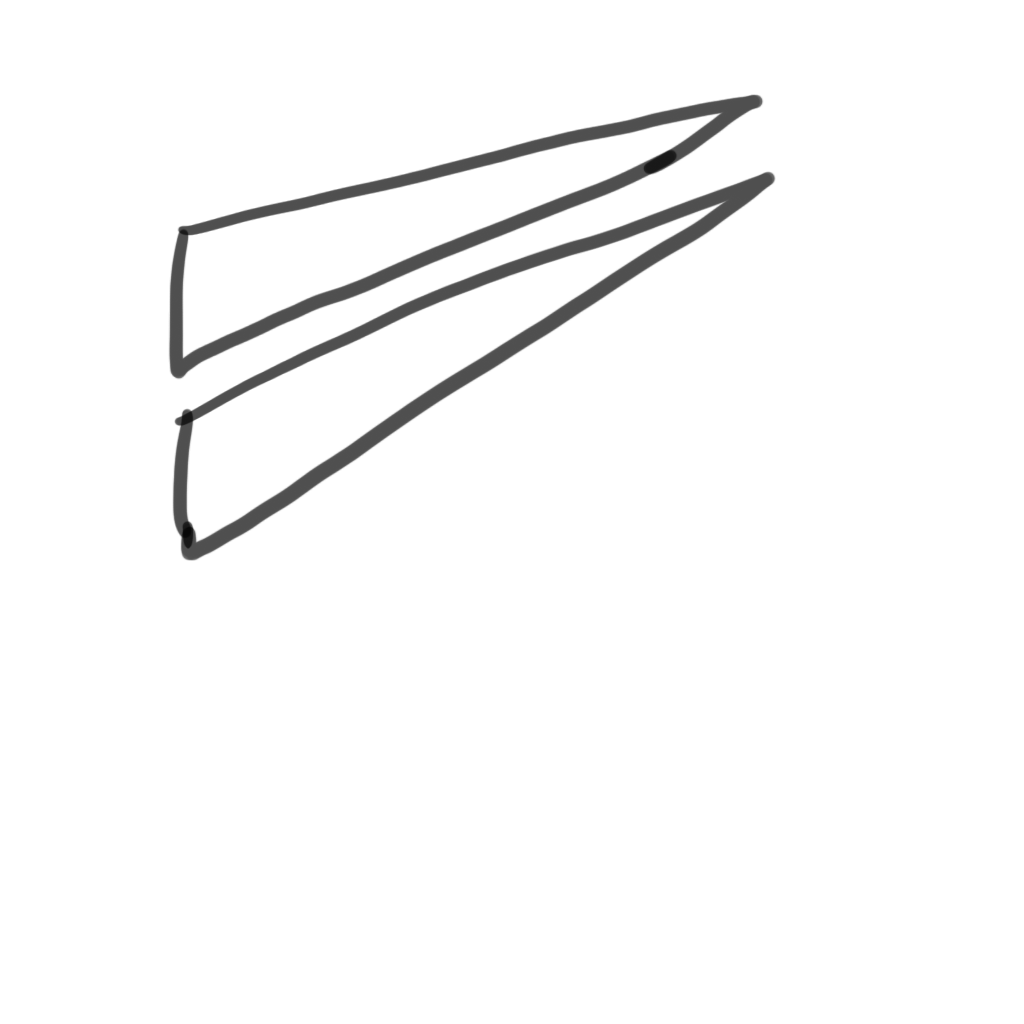
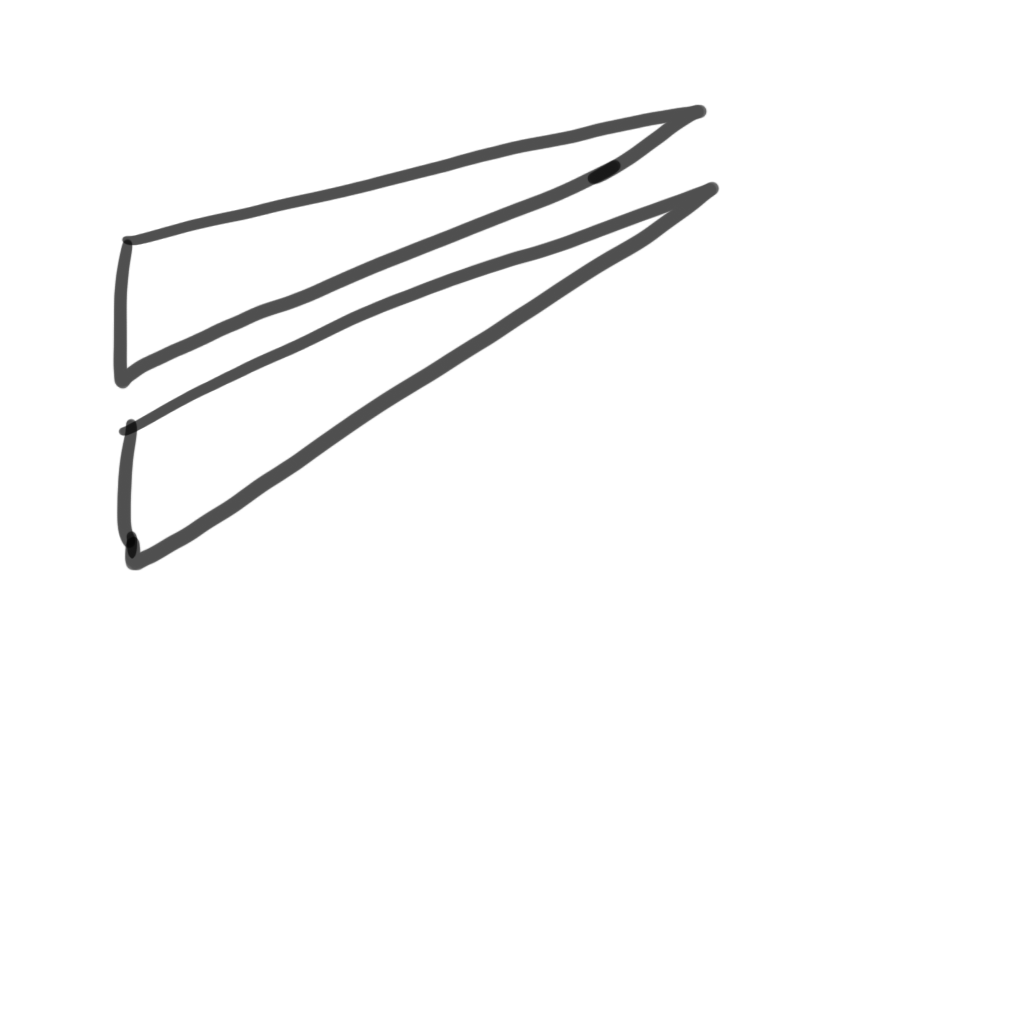
Two versions of the same layered image (1024 x 1024). Layer-by-layer changes:
painted on "レイヤー 2" over [112, 94, 776, 571]
